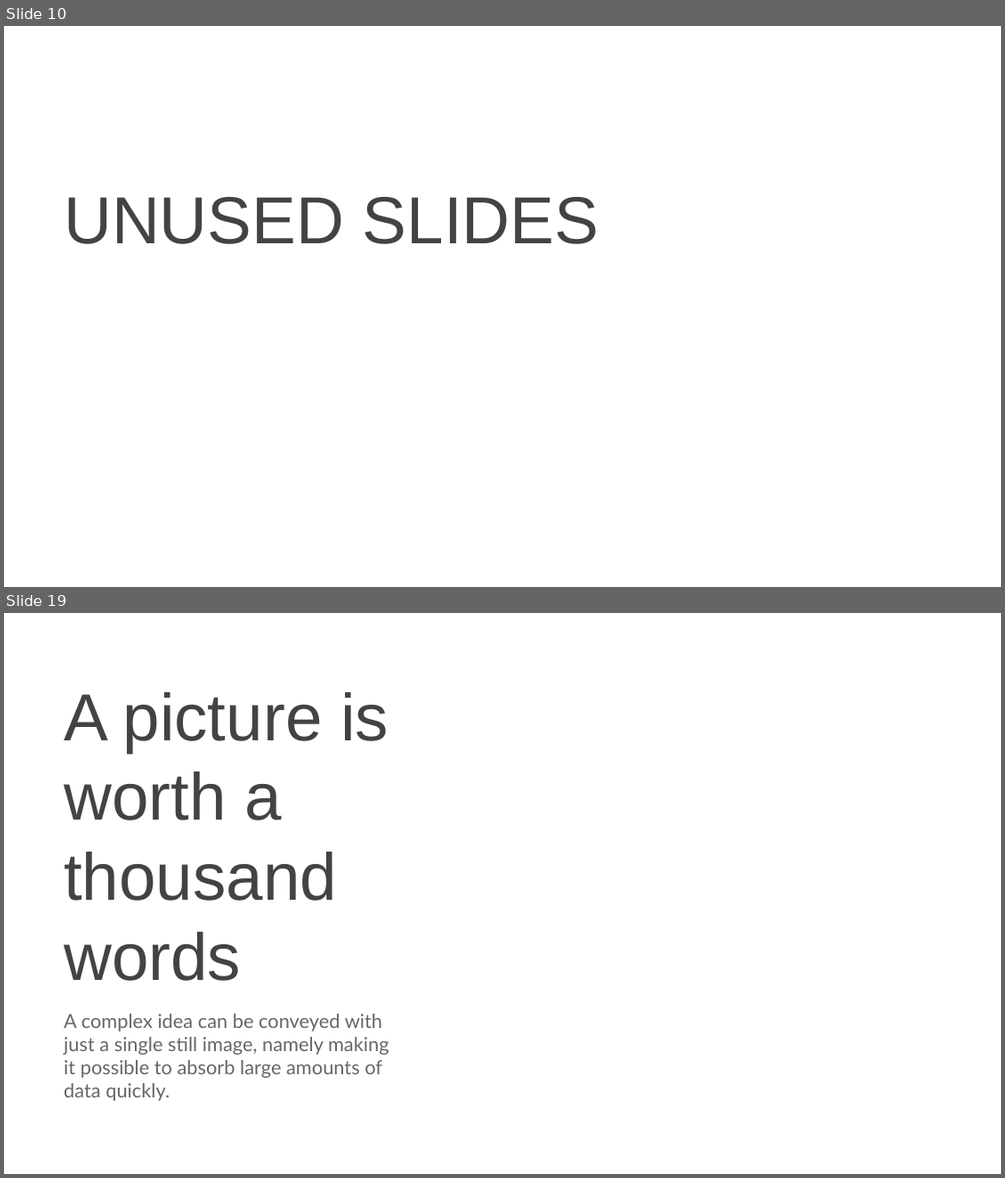
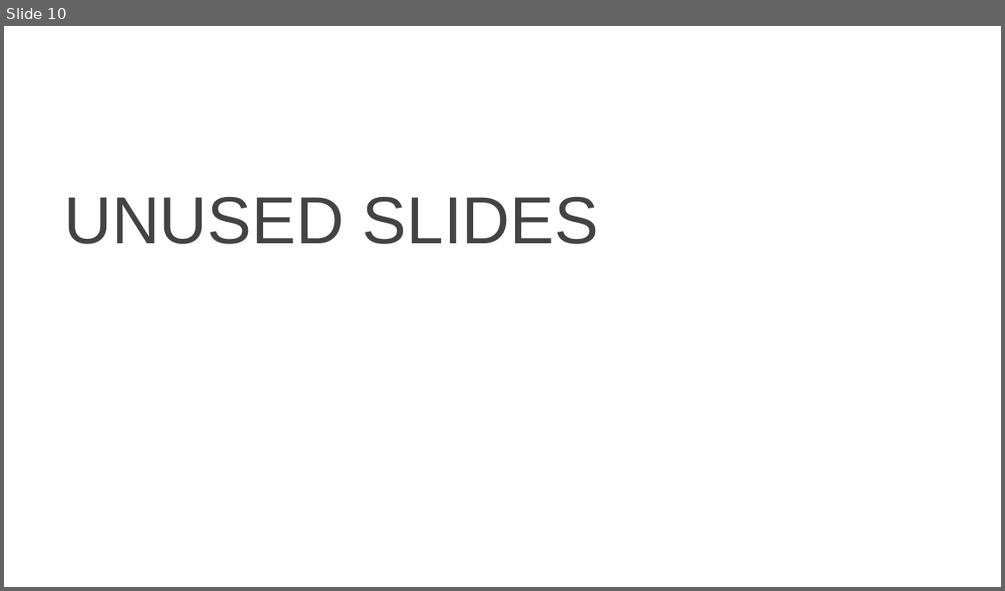
Before and after one commit to Errrneist/Multi-Layer_Perception, a slide deck: Chapter 2/Chapter2-L1-Neural_Network.pptx. Shown one above the other, each under a label of ours: slides 10 and 19 before the commit, slide 10 after it; the slides between them are not shown. The pictures are 1005x1178 and 1005x591 pixels, drawn with LibreOffice and Linux fonts; fonts in the diff are those of the drawing; background and template pictures are left out. Boxes give left, top, right and bottom in pixels: in the first picture for what was removed or moved away, otherwise in the second. Text is boxed around its words. In the diff, an @@ line names an element or a change of style, - is before the commit and + after.

```diff
--- a/Chapter 2/Chapter2-L1-Neural_Network.pptx
+++ b/Chapter 2/Chapter2-L1-Neural_Network.pptx
@@ slide 19 removed at [4, 613, 1001, 1174], background picture (left out) @@
@@ title removed at [64, 771, 337, 981] @@
-A picture is worth a thousand words
@@ text removed at [64, 1013, 389, 1101] @@
-A complex idea can be conveyed with just a single still image, namely making it possible to absorb large amounts of data quickly.
@@ page number removed at [928, 1122, 987, 1165] @@
-19
```
Also in this commit, not shown: 8 slides changed, 26 other slides removed, 3 other files.
